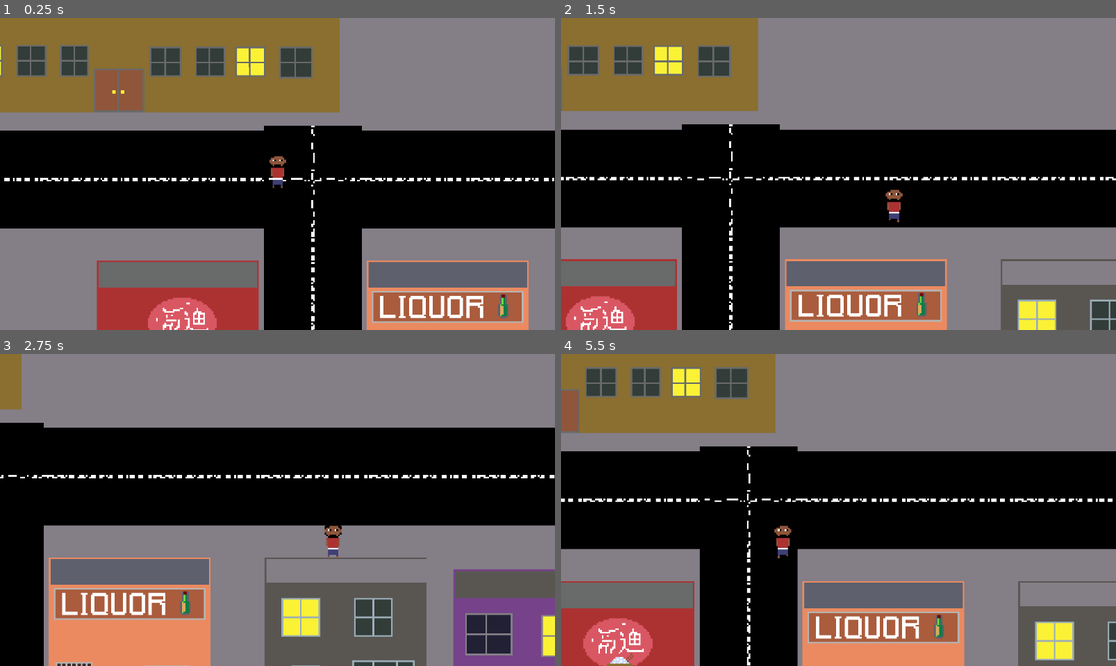
Above: before the commit, frames 1-4 (two rows, left to right).
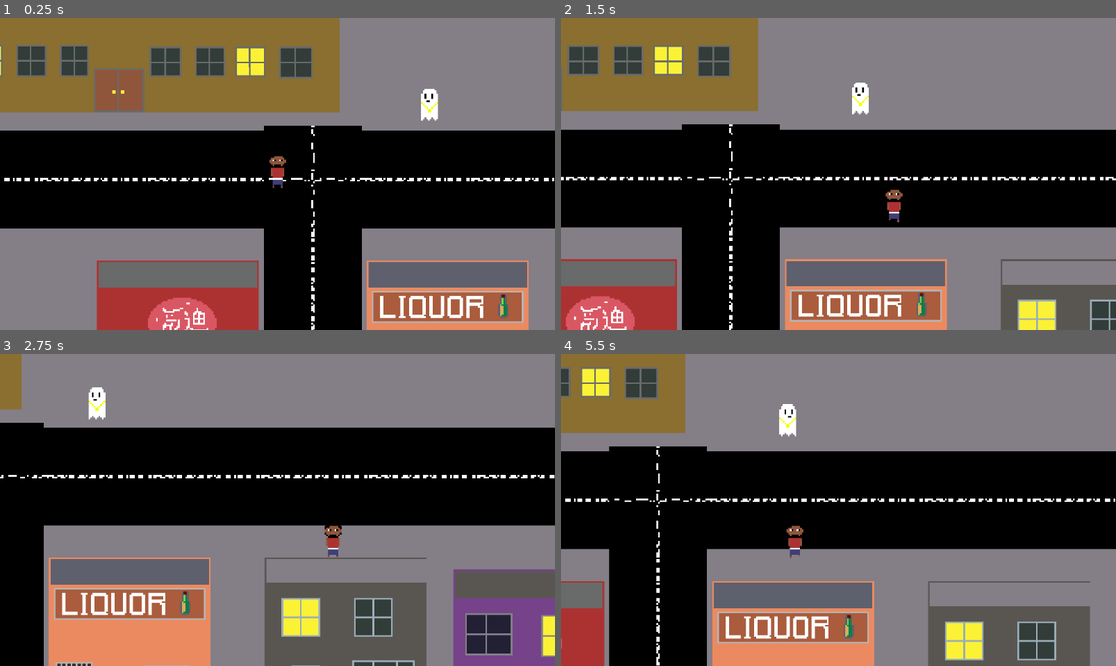
Above: after the commit, the same moments.

Repository: d0if/hood-rpg
Game: Godot game, scene res://Scenes/world.tscn
Two runs of this game, one before a commit and one after it. Both use one fixed random seed, a clock stepped at 60 frames per second and the inputs below. This scene is started directly instead of the project's main scene.
Inputs:
- Up to frame 1 (0.25 s): no input
- Up to frame 2 (1.5 s): hold Right (ui_right) 0.53-1.28 s; hold Shift 0.53-1.28 s; hold Down (ui_down) from 1.28 s (still down); tap Shift at 1.35 s
- Up to frame 3 (2.75 s): release Down (ui_down) at 2.03 s; hold Right (ui_right) from 2.03 s (still down); hold Shift from 2.03 s (still down)
- Up to frame 4 (5.5 s): release Right (ui_right) at 2.78 s; release Shift at 2.78 s; hold Up (ui_up) 2.78-3.53 s; tap Shift at 2.85, 4.35 s; hold Shift 3.53-4.28 s; hold Left (ui_left) 3.53-5.03 s; hold Down (ui_down) from 5.03 s (still down); hold Shift from 5.03 s (still down)

The runs differ from the first frame. In frame 1, 0.3% of the frame differs, in the area x 75-79%, y 22-33%; in frame 2, 0.3%; in frame 3, 0.3%; in frame 4, 30%, in the area x 0-100%, y 0-100%.

Commit message:
08/11/2024

Diff:
--- /dev/null
+++ b/Godot/Scenes/ghosty.tscn
@@ -0,0 +1,63 @@
+[gd_scene load_steps=10 format=3 uid="uid://u1gjafb332xs"]
+
+[ext_resource type="Script" path="res://Scripts/ghosty.gd" id="1_dq7ph"]
+[ext_resource type="Texture2D" uid="uid://bnalnki10m84e" path="res://Art/npc characters/anime/bling bling ghost-sheet.png" id="2_23xxs"]
+
+[sub_resource type="AtlasTexture" id="AtlasTexture_6oay0"]
+atlas = ExtResource("2_23xxs")
+region = Rect2(0, 0, 32, 32)
+
+[sub_resource type="AtlasTexture" id="AtlasTexture_j85oa"]
+atlas = ExtResource("2_23xxs")
+region = Rect2(32, 0, 32, 32)
+
+[sub_resource type="AtlasTexture" id="AtlasTexture_w7x64"]
+atlas = ExtResource("2_23xxs")
+region = Rect2(64, 0, 32, 32)
+
+[sub_resource type="AtlasTexture" id="AtlasTexture_des24"]
+atlas = ExtResource("2_23xxs")
+region = Rect2(96, 0, 32, 32)
+
+[sub_resource type="AtlasTexture" id="AtlasTexture_ky1ww"]
+atlas = ExtResource("2_23xxs")
+region = Rect2(128, 0, 32, 32)
+
+[sub_resource type="SpriteFrames" id="SpriteFrames_mp3r1"]
+animations = [{
+"frames": [{
+"duration": 1.0,
+"texture": SubResource("AtlasTexture_6oay0")
+}, {
+"duration": 1.0,
+"texture": SubResource("AtlasTexture_j85oa")
+}, {
+"duration": 1.0,
+"texture": SubResource("AtlasTexture_w7x64")
+}, {
+"duration": 1.0,
+"texture": SubResource("AtlasTexture_des24")
+}, {
+"duration": 1.0,
+"texture": SubResource("AtlasTexture_ky1ww")
+}],
+"loop": true,
+"name": &"idle",
+"speed": 5.0
+}]
+
+[sub_resource type="CircleShape2D" id="CircleShape2D_op66s"]
+radius = 5.0
+
+[node name="Ghosty_npc" type="CharacterBody2D"]
+script = ExtResource("1_dq7ph")
+
+[node name="AnimatedSprite2D" type="AnimatedSprite2D" parent="."]
+sprite_frames = SubResource("SpriteFrames_mp3r1")
+animation = &"idle"
+frame = 3
+frame_progress = 0.895763
+
+[node name="CollisionShape2D" type="CollisionShape2D" parent="."]
+position = Vector2(0, -4)
+shape = SubResource("CircleShape2D_op66s")
--- a/Godot/Scenes/world.tscn
+++ b/Godot/Scenes/world.tscn
@@ -15,6 +15,7 @@
 [ext_resource type="Script" path="res://Scripts/door.gd" id="14_opu1e"]
 [ext_resource type="Script" path="res://Scripts/Base scripts/world script.gd" id="15_qmwaj"]
 [ext_resource type="PackedScene" uid="uid://bbsav1rsm67u2" path="res://Scenes/door.tscn" id="15_slhwj"]
+[ext_resource type="PackedScene" uid="uid://u1gjafb332xs" path="res://Scenes/ghosty.tscn" id="16_1p5d3"]
 
 [sub_resource type="TileSetAtlasSource" id="TileSetAtlasSource_dscbt"]
 texture = ExtResource("2_kmgia")
@@ -229,6 +230,9 @@
 [node name="EXIT POSITION" parent="gas-door" index="1"]
 position = Vector2(818, 280)
 
+[node name="Ghosty_npc" parent="." instance=ExtResource("16_1p5d3")]
+position = Vector2(299, 70)
+
 [connection signal="body_entered" from="Apartment_transition_point" to="." method="_on_apartment_transition_point_body_entered"]
 [connection signal="body_exited" from="Apartment_transition_point" to="." method="_on_apartment_transition_point_body_exited"]
 [connection signal="body_entered" from="Chingy_enter" to="." method="_on_chingy_enter_body_entered"]
--- /dev/null
+++ b/Godot/Scripts/ghosty.gd
@@ -0,0 +1,27 @@
+extends CharacterBody2D
+
+
+@export var idle_animation: String = "idle"
+@export var move_distance: float = 15.0
+@export var move_speed: float = 13.0
+
+@onready var sprite = $AnimatedSprite2D
+
+var direction: int = 1
+var start_position: Vector2
+
+func _ready():
+
+	if idle_animation != "":
+		sprite.play(idle_animation)
+
+	start_position = position
+
+func _process(delta):
+
+	position.x += direction * move_speed * delta
+
+
+	if abs(position.x - start_position.x) >= move_distance:
+		direction *= -1
+		sprite.flip_h = direction > 0
Binary file added: Godot/Art/npc characters/AFRICAN.png
Not shown, added: Godot/Art/npc characters/AFRICAN.png.import
Binary file added: Godot/Art/npc characters/Elfanzo.png
Not shown, added: Godot/Art/npc characters/Elfanzo.png.import
Binary file added: Godot/Art/npc characters/Rasta.png
Not shown, added: Godot/Art/npc characters/Rasta.png.import
Binary file added: Godot/Art/npc characters/White guy.png
Not shown, added: Godot/Art/npc characters/White guy.png.import
Binary file added: Godot/Art/npc characters/anime/bling bling ghost-sheet.png
Not shown, added: Godot/Art/npc characters/anime/bling bling ghost-sheet.png.import
Binary file added: Godot/Art/npc characters/bald brotha.png
Not shown, added: Godot/Art/npc characters/bald brotha.png.import
(and 25 more such lines)
